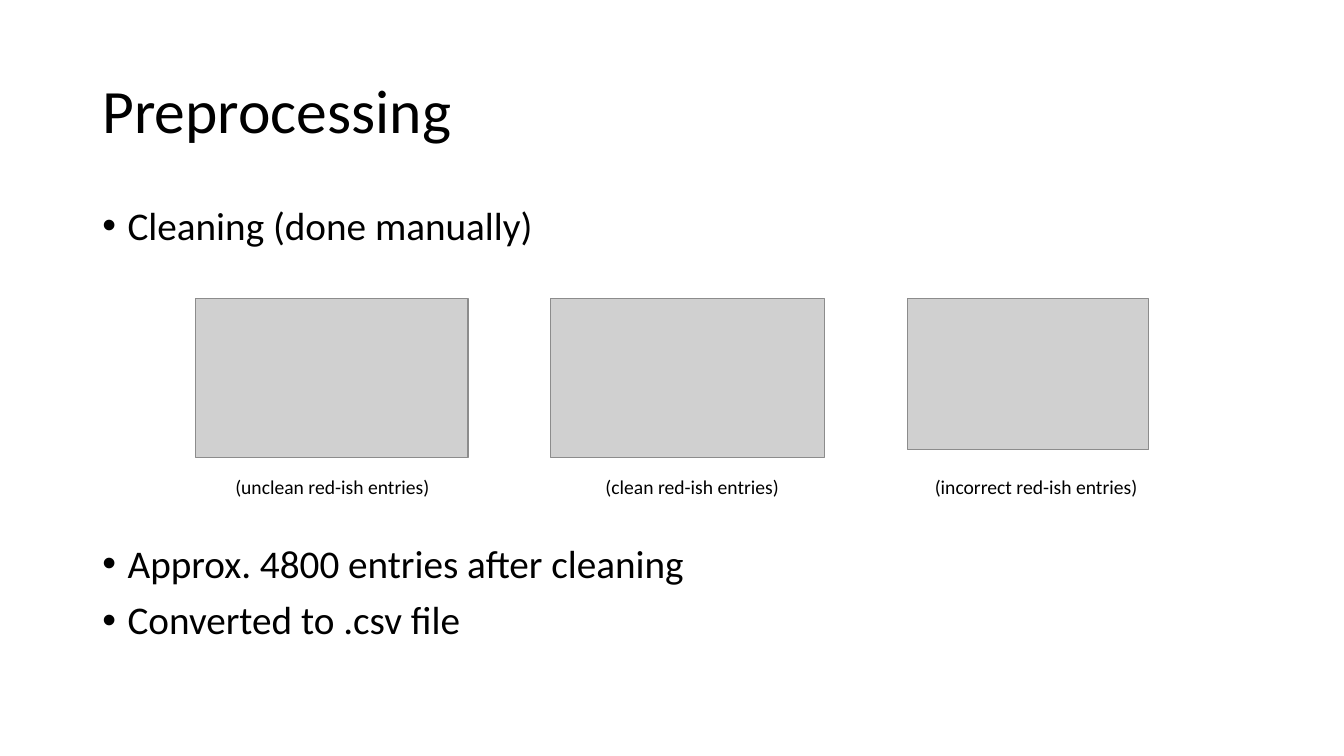
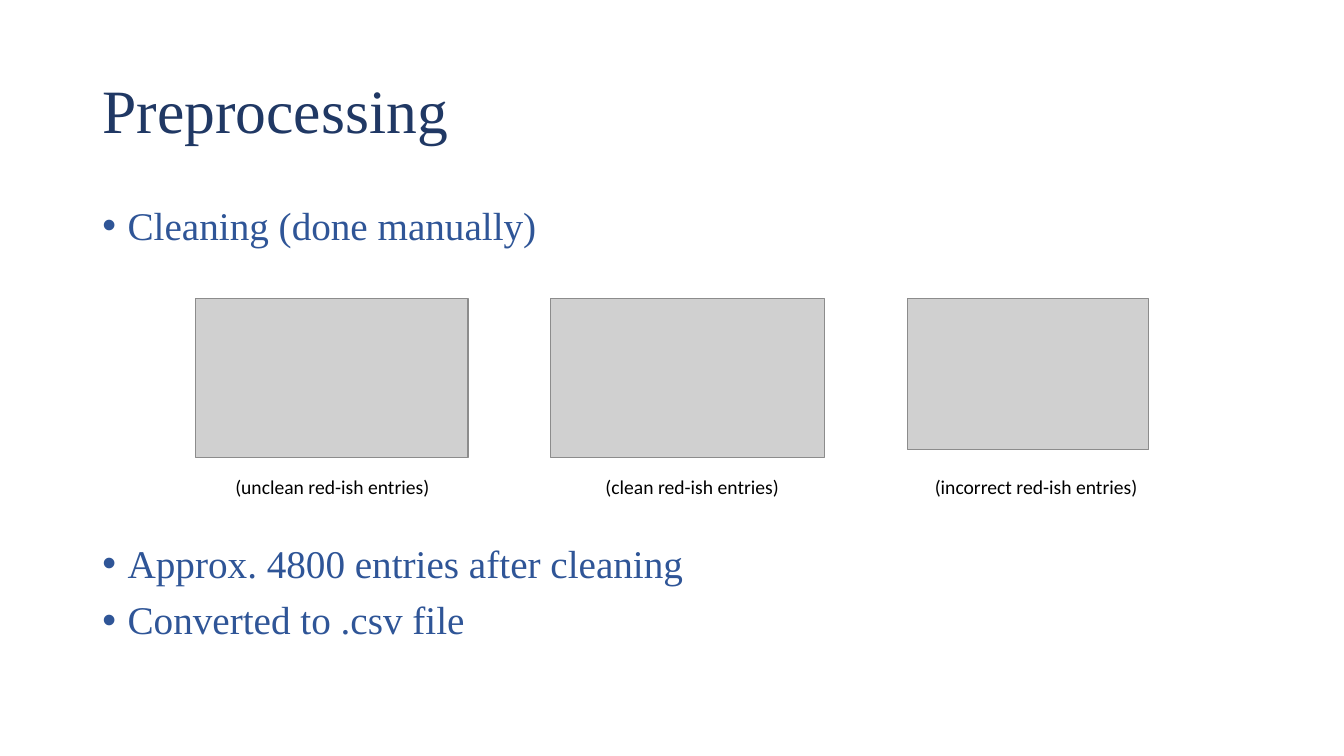
Before and after one commit to notadilnaqvi/color-classifier, a slide deck: slide 6 of Color-Classifier.pptx. Drawn at 1344x756 pixels with LibreOffice and Linux fonts; fonts in the diff are those of the drawing; grey boxes stand for pictures. Boxes give left, top, right and bottom in pixels: in the first picture for what was removed or moved away, otherwise in the second. Text is boxed around its words. In the diff, an @@ line names an element or a change of style, - is before the commit and + after.

```diff
--- a/Color-Classifier.pptx
+++ b/Color-Classifier.pptx
@@ title "Preprocessing" at <box>102,92,447,144</box>: font Calibri to Times New Roman, text colour #000000 to #203864 @@
@@ text "Cleaning (done manually)" at <box>128,212,683,635</box>: font Calibri to Times New Roman, text colour #000000 to #2F5597 @@
```
Also in this commit, not shown: 5 other slides changed, 1 slide added, 1 slide removed, 3 other files.
